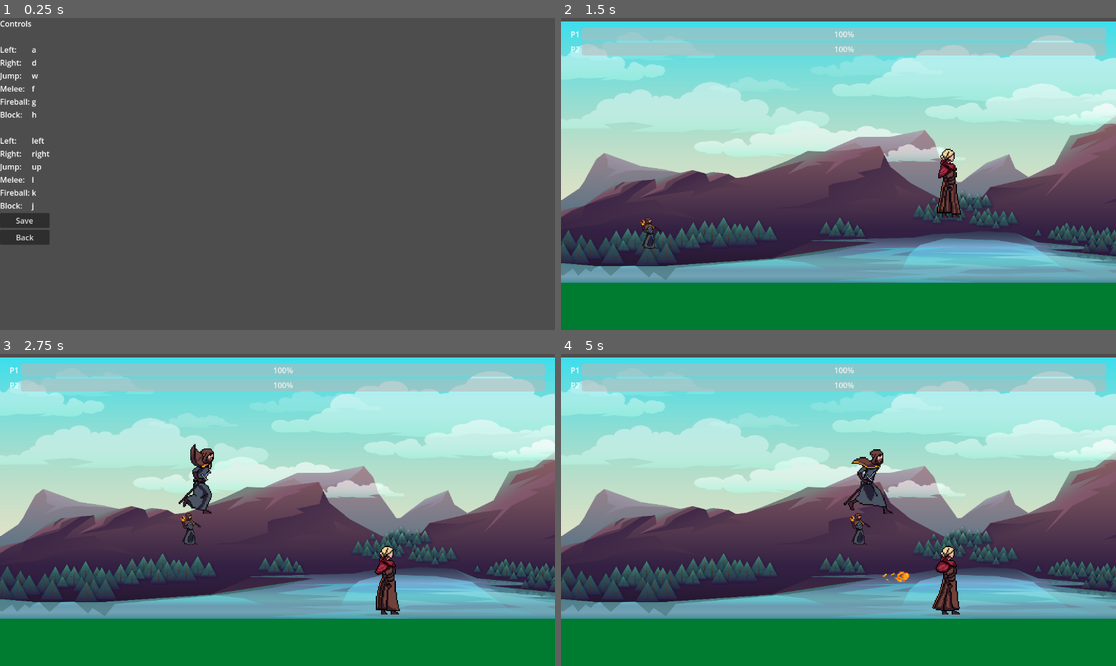
Above: before the commit, frames 1-4 (two rows, left to right).
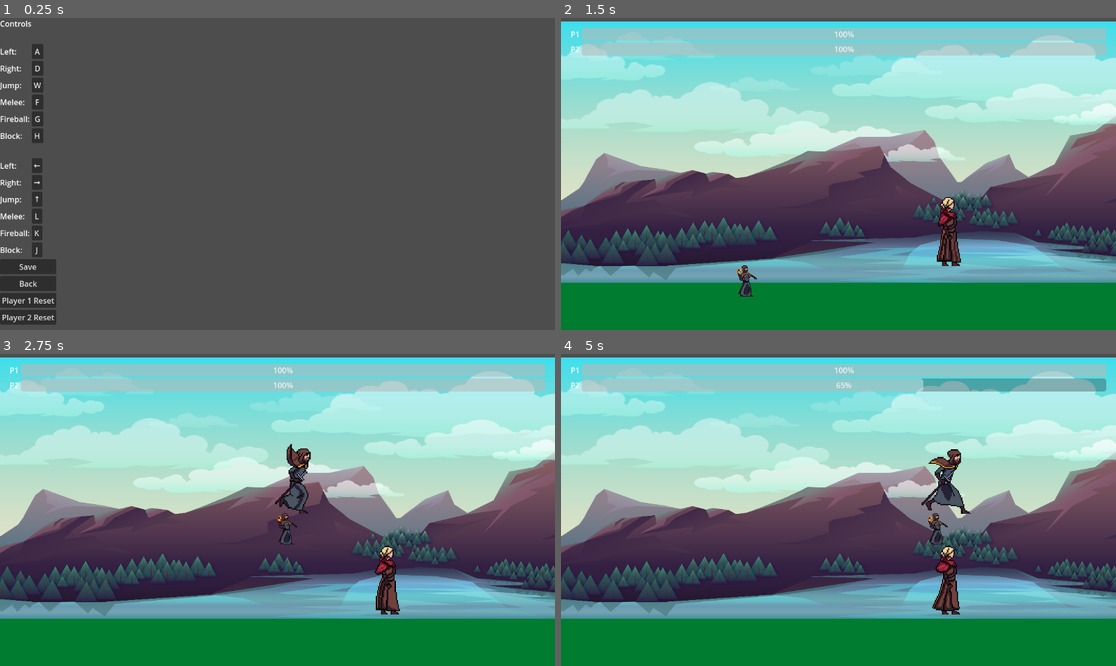
Above: after the commit, the same moments.

Repository: hqfrancheese/Comp159
Game: Godot game, scene res://scenes/ControlsMenu.tscn
The game is run twice, just before and just after one commit, with the same random seed, the same clock (stepped at 60 frames per second) and the same inputs. This scene is started directly instead of the project's main scene.
Inputs:
- Up to frame 1 (0.25 s): no input
- Up to frame 2 (1.5 s): click "Save" at 0.5 s; click "Player vs Player" at 1.25 s
- Up to frame 3 (2.75 s): tap Enter at 2 s; hold D from 2.03 s (still down); tap H at 2.1 s; tap W at 2.27, 2.57 s; tap J at 2.3 s
- Up to frame 4 (5 s): tap J at 2.85 s; tap W at 3.02, 3.32, 4.52, 4.82 s; tap F at 3.05, 3.6 s; release D at 3.53 s; hold A 3.53-4.28 s; tap L at 3.8, 4.35 s; hold D from 4.28 s (still down); tap G at 4.55 s

The runs differ from the first frame. In frame 1, 4.2% of the frame differs, in the area x 0-11%, y 8-99%; in frame 2, 1.5%; in frame 3, 1.8%; in frame 4, 3.4%.

Commit message:
Controls
Still figure out user editing

Diff:
--- a/scenes/ControlsMenu.tscn
+++ b/scenes/ControlsMenu.tscn
@@ -27,7 +27,7 @@
 layout_mode = 2
 text = "Left:"
 
-[node name="Label2" type="Label" parent="VBoxContainer/Player1Grid"]
+[node name="Label2" type="Button" parent="VBoxContainer/Player1Grid"]
 layout_mode = 2
 text = "A"
 
@@ -35,7 +35,7 @@
 layout_mode = 2
 text = "Right:"
 
-[node name="Label4" type="Label" parent="VBoxContainer/Player1Grid"]
+[node name="Label4" type="Button" parent="VBoxContainer/Player1Grid"]
 layout_mode = 2
 text = "D"
 
@@ -43,7 +43,7 @@
 layout_mode = 2
 text = "Jump:"
 
-[node name="Label6" type="Label" parent="VBoxContainer/Player1Grid"]
+[node name="Label6" type="Button" parent="VBoxContainer/Player1Grid"]
 layout_mode = 2
 text = "W"
 
@@ -51,7 +51,7 @@
 layout_mode = 2
 text = "Melee:"
 
-[node name="Label8" type="Label" parent="VBoxContainer/Player1Grid"]
+[node name="Label8" type="Button" parent="VBoxContainer/Player1Grid"]
 layout_mode = 2
 text = "F"
 
@@ -59,7 +59,7 @@
 layout_mode = 2
 text = "Fireball:"
 
-[node name="Label10" type="Label" parent="VBoxContainer/Player1Grid"]
+[node name="Label10" type="Button" parent="VBoxContainer/Player1Grid"]
 layout_mode = 2
 text = "G"
 
@@ -67,7 +67,7 @@
 layout_mode = 2
 text = "Block:"
 
-[node name="Label12" type="Label" parent="VBoxContainer/Player1Grid"]
+[node name="Label12" type="Button" parent="VBoxContainer/Player1Grid"]
 layout_mode = 2
 text = "H"
 
@@ -82,7 +82,7 @@
 layout_mode = 2
 text = "Left:"
 
-[node name="Label2" type="Label" parent="VBoxContainer/Player2Grid"]
+[node name="Label2" type="Button" parent="VBoxContainer/Player2Grid"]
 layout_mode = 2
 text = "←"
 
@@ -90,7 +90,7 @@
 layout_mode = 2
 text = "Right:"
 
-[node name="Label4" type="Label" parent="VBoxContainer/Player2Grid"]
+[node name="Label4" type="Button" parent="VBoxContainer/Player2Grid"]
 layout_mode = 2
 text = "→"
 
@@ -98,7 +98,7 @@
 layout_mode = 2
 text = "Jump:"
 
-[node name="Label6" type="Label" parent="VBoxContainer/Player2Grid"]
+[node name="Label6" type="Button" parent="VBoxContainer/Player2Grid"]
 layout_mode = 2
 text = "↑"
 
@@ -106,7 +106,7 @@
 layout_mode = 2
 text = "Melee:"
 
-[node name="Label8" type="Label" parent="VBoxContainer/Player2Grid"]
+[node name="Label8" type="Button" parent="VBoxContainer/Player2Grid"]
 layout_mode = 2
 text = "L"
 
@@ -114,7 +114,7 @@
 layout_mode = 2
 text = "Fireball:"
 
-[node name="Label10" type="Label" parent="VBoxContainer/Player2Grid"]
+[node name="Label10" type="Button" parent="VBoxContainer/Player2Grid"]
 layout_mode = 2
 text = "K"
 
@@ -122,7 +122,7 @@
 layout_mode = 2
 text = "Block:"
 
-[node name="Label12" type="Label" parent="VBoxContainer/Player2Grid"]
+[node name="Label12" type="Button" parent="VBoxContainer/Player2Grid"]
 layout_mode = 2
 text = "J"
 
@@ -133,3 +133,12 @@
 [node name="BackButton" type="Button" parent="VBoxContainer"]
 layout_mode = 2
 text = "Back"
+
+[node name="ResetP1Button" type="Button" parent="VBoxContainer"]
+layout_mode = 2
+text = "Player 1 Reset"
+
+[node name="ResetP2Button" type="Button" parent="VBoxContainer"]
+layout_mode = 2
+text = "Player 2 Reset
+"
--- a/scripts/ControlsMenu.gd
+++ b/scripts/ControlsMenu.gd
@@ -5,56 +5,80 @@
 var action_name = ""
 
 func _ready():
-	# Connect all buttons
+	# Connect all control buttons for Player 1 and Player 2
 	for grid in [$VBoxContainer/Player1Grid, $VBoxContainer/Player2Grid]:
 		for child in grid.get_children():
 			if child is Button:
 				child.pressed.connect(_on_control_button_pressed.bind(child))
 
+	# Connect Save / Back / Reset buttons
 	$VBoxContainer/SaveButton.pressed.connect(_on_save_pressed)
 	$VBoxContainer/BackButton.pressed.connect(_on_back_pressed)
+	$VBoxContainer/ResetP1Button.pressed.connect(_on_reset_p1_pressed)
+	$VBoxContainer/ResetP2Button.pressed.connect(_on_reset_p2_pressed)
 
+	# Load saved controls into UI
+	GameManager.load_controls()
 	_load_controls()
 
+
 func _load_controls():
-	var p1 = GameManager.player1_controls
-	var p2 = GameManager.player2_controls
+	_set_grid_values($VBoxContainer/Player1Grid, GameManager.player1_controls)
+	_set_grid_values($VBoxContainer/Player2Grid, GameManager.player2_controls)
 
-	_set_grid_values($VBoxContainer/Player1Grid, p1)
-	_set_grid_values($VBoxContainer/Player2Grid, p2)
 
-func _set_grid_values(grid, controls):
-	var i = 0
-	for key in controls.keys():
-		var button = grid.get_child(i * 2 + 1)
-		button.text = controls[key]
-		button.name = key
-		i += 1
+func _set_grid_values(grid: GridContainer, controls: Dictionary):
+	for child in grid.get_children():
+		if child is Button:
+			var action = child.name.to_lower()
+			if controls.has(action):
+				child.text = controls[action].capitalize()
+
 
 func _on_control_button_pressed(button: Button):
 	waiting_for_input = button
 	editing_player = "p1" if button.get_parent() == $VBoxContainer/Player1Grid else "p2"
-	action_name = button.name
+	action_name = button.name.to_lower()
 	button.text = "Press key..."
 	set_process_input(true)
 
+
 func _input(event):
 	if waiting_for_input and event is InputEventKey and event.pressed:
-		var new_key = OS.get_keycode_string(event.keycode)
-		waiting_for_input.text = new_key
+		var new_key = OS.get_keycode_string(event.keycode).to_lower()
+		waiting_for_input.text = new_key.capitalize()
 		_update_player_controls(editing_player, action_name, new_key)
 		waiting_for_input = null
 		set_process_input(false)
 
-func _update_player_controls(player, action, key):
+
+func _update_player_controls(player: String, action: String, key: String):
 	if player == "p1":
-		GameManager.player1_controls[action] = key.to_lower()
+		GameManager.player1_controls[action] = key
 	else:
-		GameManager.player2_controls[action] = key.to_lower()
+		GameManager.player2_controls[action] = key
+	print("Updated", player, "control:", action, "=", key)
+
 
 func _on_save_pressed():
-	GameManager.save_controls() # optional
+	GameManager.save_controls()
+	print("Saved controls successfully.")
 	get_tree().change_scene_to_file("res://scenes/MainMenu.tscn")
+
 
 func _on_back_pressed():
 	get_tree().change_scene_to_file("res://scenes/MainMenu.tscn")
+
+
+func _on_reset_p1_pressed():
+	GameManager.player1_controls = GameManager.default_p1_controls.duplicate()
+	_set_grid_values($VBoxContainer/Player1Grid, GameManager.player1_controls)
+	GameManager.save_controls()
+	print("Player 1 controls reset to default.")
+
+
+func _on_reset_p2_pressed():
+	GameManager.player2_controls = GameManager.default_p2_controls.duplicate()
+	_set_grid_values($VBoxContainer/Player2Grid, GameManager.player2_controls)
+	GameManager.save_controls()
+	print("Player 2 controls reset to default.")
--- a/scripts/Fighter.gd
+++ b/scripts/Fighter.gd
@@ -1,4 +1,3 @@
-# Fighter.gd
 extends CharacterBody2D
 
 @export var player_number: int = 1
@@ -21,7 +20,7 @@
 var facing: int = 1
 var current_animation: String = "idle"
 
-# Player controls mapping
+# Player controls mapping (populated from GameManager)
 var controls = {
 	"left": "",
 	"right": "",
@@ -35,12 +34,13 @@
 @onready var fireball_scene = preload("res://scenes/Fireball.tscn")
 
 func _ready():
+	# Assign control scheme based on player number
 	if player_number == 1:
-		controls = GameManager.player1_controls
+		controls = GameManager.player1_controls.duplicate()
 		sprite.color = Color.BLUE
 		$AnimatedSprite2D.sprite_frames = preload("res://assets/sprites/Fire Wizard/firewizard.tres")
 	else:
-		controls = GameManager.player2_controls
+		controls = GameManager.player2_controls.duplicate()
 		sprite.color = Color.RED
 		$AnimatedSprite2D.sprite_frames = preload("res://assets/sprites/Lightning Mage/lightningmage.tres")
 
@@ -57,61 +57,51 @@
 	if not is_on_floor():
 		velocity.y += gravity * delta
 
-	# Update animation smoothly
 	_update_animation()
 
 	# Update blocking visual
-	if is_blocking:
-		sprite.color.a = 0.5
-	else:
-		sprite.color.a = 1.0
+	sprite.color.a = 0.5 if is_blocking else 1.0
 
 	move_and_slide()
 
 func _update_animation():
 	var new_animation = "idle"
 
-	# Priority system for animations
 	if is_blocking:
 		new_animation = "block"
 	elif not is_on_floor():
-		# In air - don't change animation, keep current one smooth
 		if current_animation == "idle" or current_animation == "run":
-			new_animation = current_animation  # Keep whatever was playing
+			new_animation = current_animation
 		else:
 			new_animation = "idle"
-	elif abs(velocity.x) > 10:  # Only play run if actually moving
+	elif abs(velocity.x) > 10:
 		new_animation = "run"
 	else:
 		new_animation = "idle"
 
-	# Only change animation if it's different
 	if new_animation != current_animation:
 		current_animation = new_animation
 		$AnimatedSprite2D.play(current_animation)
 
 	# Update facing direction
 	if not is_cpu:
-		# Player: instant direction change
 		if velocity.x != 0:
 			facing = sign(velocity.x)
 	else:
-		# CPU: only change direction when on ground and moving significantly
 		if is_on_floor() and abs(velocity.x) > 50:
 			facing = sign(velocity.x)
 
 	$AnimatedSprite2D.flip_h = facing < 0
 
+# -----------------------------
+# Dynamic Input System
+# -----------------------------
 func _player_input(_delta):
-	# Jump
-	if Input.is_key_pressed(KEY_W if controls["jump"] == "w" else KEY_UP) and is_on_floor():
-		velocity.y = JUMP_VELOCITY
-
-	# Movement
+	# Horizontal movement
 	var direction = 0
-	if Input.is_key_pressed(KEY_A if controls["left"] == "a" else KEY_LEFT):
+	if _is_key_pressed(controls["left"]):
 		direction -= 1
-	if Input.is_key_pressed(KEY_D if controls["right"] == "d" else KEY_RIGHT):
+	if _is_key_pressed(controls["right"]):
 		direction += 1
 
 	if direction != 0:
@@ -119,17 +109,32 @@
 	else:
 		velocity.x = move_toward(velocity.x, 0, SPEED)
 
+	# Jump
+	if _is_key_pressed(controls["jump"]) and is_on_floor():
+		velocity.y = JUMP_VELOCITY
+
 	# Block
-	is_blocking = Input.is_key_pressed(KEY_H if controls["block"] == "h" else KEY_J)
-
-	# Melee attack
-	if Input.is_key_pressed(KEY_F if controls["melee"] == "f" else KEY_L) and melee_timer <= 0:
+	is_blocking = _is_key_pressed(controls["block"])
+
+	# Melee
+	if _is_key_pressed(controls["melee"]) and melee_timer <= 0:
 		_melee_attack()
 
 	# Fireball
-	if Input.is_key_pressed(KEY_G if controls["fireball"] == "g" else KEY_K) and fireball_timer <= 0:
+	if _is_key_pressed(controls["fireball"]) and fireball_timer <= 0:
 		_shoot_fireball()
 
+func _is_key_pressed(key_name: String) -> bool:
+	if key_name == "":
+		return false
+	var keycode = OS.find_keycode_from_string(key_name)
+	if keycode == 0:
+		return false
+	return Input.is_key_pressed(keycode)
+
+# -----------------------------
+# CPU Behavior
+# -----------------------------
 func _cpu_behavior(_delta):
 	if not opponent:
 		return
@@ -139,95 +144,74 @@
 	var health_ratio = health / 100.0
 	var opponent_health_ratio = opponent.health / 100.0
 
-	# AI difficulty settings
-	var aggression = 0.7  # Higher = more aggressive (0.0 to 1.0)
-	var ideal_distance = MELEE_RANGE * 1.8  # Preferred fighting distance
-
-	# Adjust aggression based on health
+	var aggression = 0.7
+	var ideal_distance = MELEE_RANGE * 1.8
+
 	if health_ratio < 0.3:
-		aggression = 0.4  # Play more defensive when low health
-		ideal_distance = MELEE_RANGE * 2.5  # Keep more distance when low
+		aggression = 0.4
+		ideal_distance = MELEE_RANGE * 2.5
 	elif opponent_health_ratio < 0.3:
-		aggression = 0.9  # Go for the kill
-		ideal_distance = MELEE_RANGE * 1.2  # Get closer for the finish
-
-	# Jump occasionally (dodge fireballs, add variety)
+		aggression = 0.9
+		ideal_distance = MELEE_RANGE * 1.2
+
 	if is_on_floor() and randf() < 0.08:
 		velocity.y = JUMP_VELOCITY
 
-	# Don't change movement direction while in air (reduces flickering)
 	var can_change_direction = is_on_floor()
-
-	# Tactical spacing - maintain ideal distance
 	var distance_error = distance - ideal_distance
 	var move_intensity = 0.0
 
-	if can_change_direction:  # Only adjust movement on ground
-		if abs(distance_error) > 30:  # Only move if significantly off ideal distance
+	if can_change_direction:
+		if abs(distance_error) > 30:
 			if distance_error > 0:
-				# Too far - approach
 				move_intensity = 0.6
 			else:
-				# Too close - back off
 				move_intensity = -0.4
 		else:
-			# At ideal range - strafe/circle
 			if randf() < 0.3:
-				move_intensity = randf_range(-0.3, 0.3)  # Random strafing
+				move_intensity = randf_range(-0.3, 0.3)
 			else:
-				move_intensity = 0  # Hold position
-
-		# Apply movement with some randomness
+				move_intensity = 0
+
 		velocity.x = direction_to_opponent * move_intensity * SPEED
 
-		# Add pauses/hesitation for realism (not constant movement)
 		if randf() < 0.15:
-			velocity.x = 0  # Stand still briefly
-	# else: keep current velocity.x when in air (no flickering)
-
-	# Smart blocking decisions
+			velocity.x = 0
+
 	is_blocking = false
 
-	# Block when opponent attacks
 	if opponent.is_attacking and distance <= MELEE_RANGE * 1.5:
 		is_blocking = randf() < 0.7
-	# Block when too close and defensive
 	elif distance < MELEE_RANGE * 0.8 and health_ratio < 0.5:
 		is_blocking = randf() < 0.4
-	# Occasional random block (feint defense)
 	elif randf() < 0.05:
 		is_blocking = true
 
-	# Attack decision making with better timing
 	var should_attack = false
 
-	# Only consider attacking at good ranges
 	if distance > MELEE_RANGE * 0.7 and distance < MELEE_RANGE * 2.5:
-		should_attack = randf() < (aggression * 0.3)  # Less spam, more tactical
+		should_attack = randf() < (aggression * 0.3)
 
 	if should_attack and not is_blocking:
-		# Prefer different attacks at different ranges
 		if distance <= MELEE_RANGE * 1.2 and melee_timer <= 0:
-			# Close range melee
-			if randf() < 0.6:  # 60% chance
+			if randf() < 0.6:
 				_melee_attack()
 		elif distance > MELEE_RANGE * 1.3 and distance < 380 and fireball_timer <= 0:
-			# Medium range fireball
-			if randf() < 0.5:  # 50% chance
+			if randf() < 0.5:
 				_shoot_fireball()
 
-	# Don't block while attacking
 	if melee_timer > 0 or fireball_timer > 0.5:
 		is_blocking = false
 
-	# Always face opponent
 	facing = direction_to_opponent
 
+# -----------------------------
+# Attacks
+# -----------------------------
 func _melee_attack():
 	melee_timer = MELEE_COOLDOWN
 	is_attacking = true
 
-	# Create temporary attack hitbox
 	var attack_area = Area2D.new()
 	var collision = CollisionShape2D.new()
 	var shape = RectangleShape2D.new()
@@ -236,16 +220,13 @@
 	attack_area.add_child(collision)
 	add_child(attack_area)
 
-	# Position hitbox in front of player
 	attack_area.position.x = MELEE_RANGE / 2 * facing
 
-	# Check for hit
 	attack_area.body_entered.connect(func(body):
 		if body.has_method("take_damage") and body != self:
 			body.take_damage(15.0)
 	)
 
-	# Flash attack indicator
 	var flash = ColorRect.new()
 	flash.size = Vector2(MELEE_RANGE, 50)
 	flash.color = Color(1, 1, 0, 0.5)
@@ -270,6 +251,9 @@
 	fireball.direction = facing
 	fireball.shooter = self
 
+# -----------------------------
+# Damage and Misc
+# -----------------------------
 func take_damage(amount: float):
 	if is_blocking:
 		amount *= 0.5
@@ -277,13 +261,11 @@
 	health -= amount
 	health = max(0, health)
 
-	# Update GameManager
 	if player_number == 1:
 		GameManager.player1_health = health
 	else:
 		GameManager.player2_health = health
 
-	# Flash white on hit
 	var original_color = sprite.color
 	sprite.color = Color.WHITE
 	await get_tree().create_timer(0.1).timeout
@@ -292,10 +274,3 @@
 
 func set_opponent(new_opponent: CharacterBody2D):
 	opponent = new_opponent
-
-# func _input(event):
-	#if event.is_action_pressed("h"):
-		#is_blocking = true
-		#anim.play("h")
-	#elif event.is_action_released("h"):
-		#is_blocking = false
--- a/scripts/Game.gd
+++ b/scripts/Game.gd
@@ -1,15 +1,37 @@
-# Game.gd
 extends Node2D
 
 @onready var player1 = $Player1
 @onready var player2 = $Player2
 
 func _ready():
+	# Apply current session controls without overwriting them
+	_apply_current_controls()
 
 	# Set up Player 2 as CPU if needed
-	if GameManager.game_mode == GameManager.GameMode.PVCPU:
-		player2.is_cpu = true
+	player2.is_cpu = GameManager.game_mode == GameManager.GameMode.PVCPU
 
 	# Link opponents
 	player1.set_opponent(player2)
 	player2.set_opponent(player1)
+
+	# Reset player health
+	GameManager.reset_health()
+	player1.health = 100.0
+	player2.health = 100.0
+
+	# Reset positions
+	player1.global_position = Vector2(400, 500)
+	player2.global_position = Vector2(800, 500)
+
+
+# This applies the current session controls without touching the defaults
+func _apply_current_controls():
+	# If the current controls are empty (first session), use defaults
+	if GameManager.player1_controls.size() == 0:
+		GameManager.player1_controls = GameManager.default_p1_controls.duplicate()
+	if GameManager.player2_controls.size() == 0:
+		GameManager.player2_controls = GameManager.default_p2_controls.duplicate()
+
+	# Assign controls to players
+	player1.controls = GameManager.player1_controls.duplicate()
+	player2.controls = GameManager.player2_controls.duplicate()
--- a/scripts/GameManager.gd
+++ b/scripts/GameManager.gd
@@ -5,7 +5,7 @@
 var game_mode = GameMode.PVP
 
 # Default control bindings
-var player1_controls = {
+var default_p1_controls = {
 	"left": "a",
 	"right": "d",
 	"jump": "w",
@@ -14,7 +14,7 @@
 	"block": "h"
 }
 
-var player2_controls = {
+var default_p2_controls = {
 	"left": "left",
 	"right": "right",
 	"jump": "up",
@@ -23,27 +23,46 @@
 	"block": "j"
 }
 
+var player1_controls = {}
+var player2_controls = {}
+
 var player1_health = 100
 var player2_health = 100
 
+const SAVE_PATH = "user://controls.json"
+
+func _ready():
+	load_controls()
+
 func reset_health():
-	player1_health = 100.0
-	player2_health = 100.0
+	player1_health = 100
+	player2_health = 100
 
-# (Optional) Save/load functions
 func save_controls():
-	var data = {
-		"p1": player1_controls,
-		"p2": player2_controls
-	}
-	var file = FileAccess.open("user://controls.json", FileAccess.WRITE)
-	file.store_string(JSON.stringify(data))
-	file.close()
+	var data = {"p1": player1_controls, "p2": player2_controls}
+	var file = FileAccess.open(SAVE_PATH, FileAccess.WRITE)
+	if file:
+		file.store_string(JSON.stringify(data, "\t"))
+		file.close()
+		print("Controls saved:", data)
+	else:
+		push_error("Failed to open file for saving.")
 
 func load_controls():
-	if FileAccess.file_exists("user://controls.json"):
-		var file = FileAccess.open("user://controls.json", FileAccess.READ)
-		var data = JSON.parse_string(file.get_as_text())
-		player1_controls = data["p1"]
-		player2_controls = data["p2"]
+	if FileAccess.file_exists(SAVE_PATH):
+		var file = FileAccess.open(SAVE_PATH, FileAccess.READ)
+		var result = JSON.parse_string(file.get_as_text())
 		file.close()
+		if typeof(result) == TYPE_DICTIONARY:
+			player1_controls = result.get("p1", default_p1_controls)
+			player2_controls = result.get("p2", default_p2_controls)
+			print("Controls loaded:", result)
+			return
+	print("No valid save found. Using defaults.")
+	player1_controls = default_p1_controls.duplicate()
+	player2_controls = default_p2_controls.duplicate()
+
+func reset_controls_to_default():
+	player1_controls = default_p1_controls.duplicate()
+	player2_controls = default_p2_controls.duplicate()
+	save_controls()
